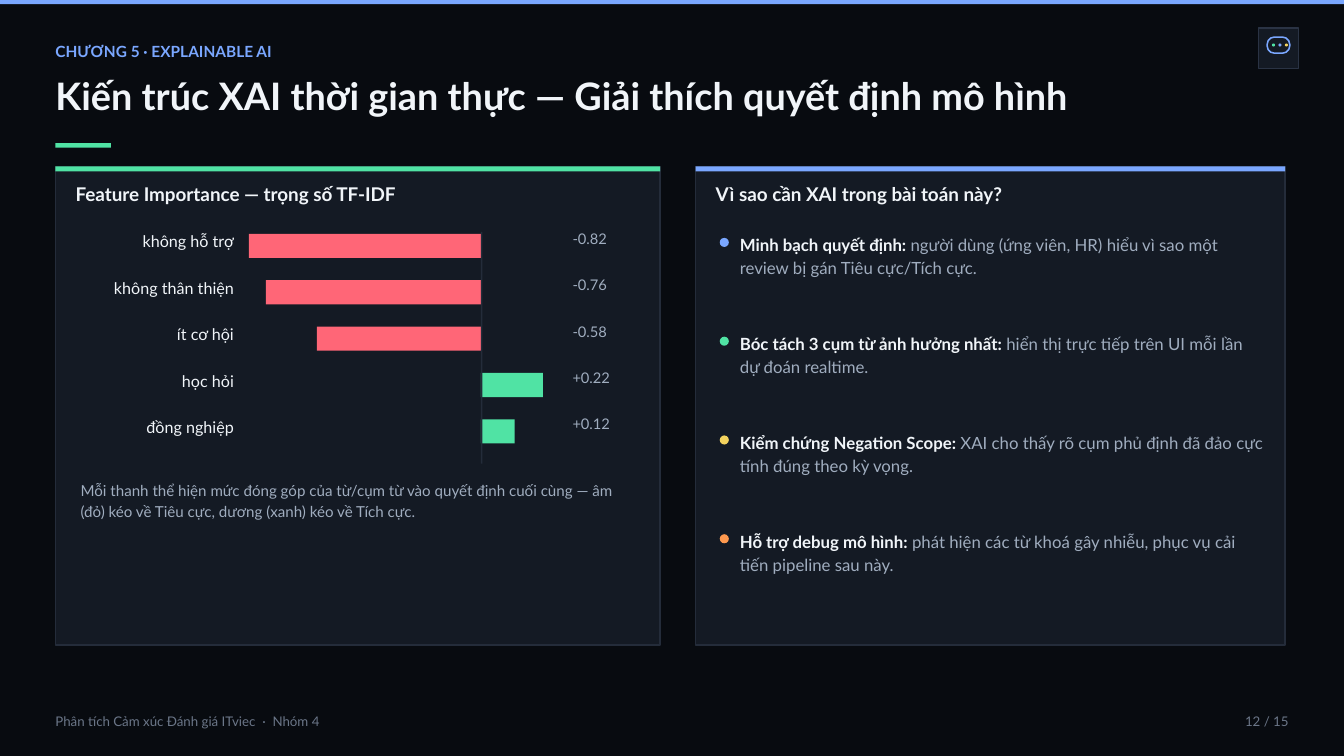
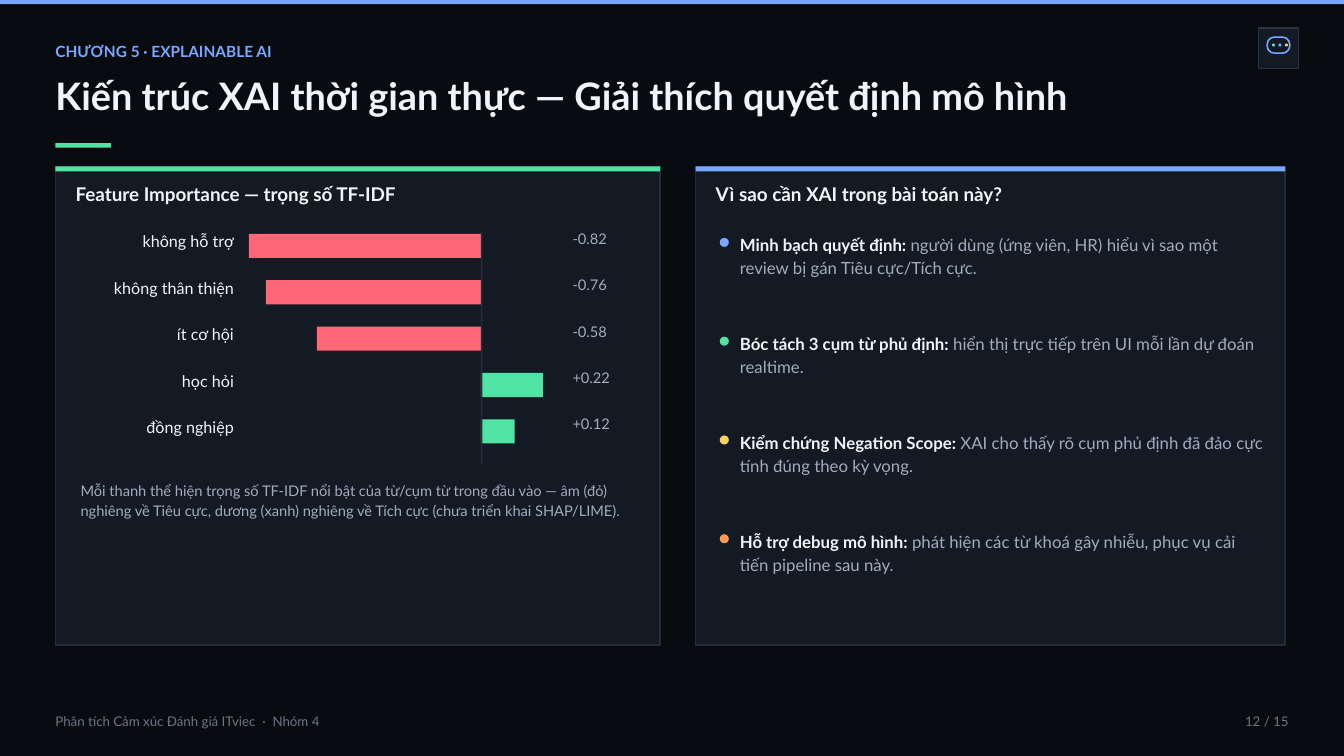
Before and after one commit to duyvv1712/NLP-Sentiment-Analysis-ITviec, a slide deck: slide 13 of reports/slides/NLP_ITviec_Sentiment_Slides.pptx. Drawn at 1344x756 pixels with LibreOffice and Linux fonts; fonts in the diff are those of the drawing. Boxes give left, top, right and bottom in pixels: in the first picture for what was removed or moved away, otherwise in the second. Text is boxed around its words. In the diff, an @@ line names an element or a change of style, - is before the commit and + after.

```diff
--- a/reports/slides/NLP_ITviec_Sentiment_Slides.pptx
+++ b/reports/slides/NLP_ITviec_Sentiment_Slides.pptx
@@ text at (740, 336, 1255, 373): text changed @@
-Bóc tách 3 cụm từ ảnh hưởng nhất: hiển thị trực tiếp trên UI mỗi lần dự đoán realtime.
+Bóc tách 3 cụm từ phủ định: hiển thị trực tiếp trên UI mỗi lần dự đoán realtime.
@@ text at (81, 483, 620, 519): text changed; size 10.8 to 10.5 pt @@
-Mỗi thanh thể hiện mức đóng góp của từ/cụm từ vào quyết định cuối cùng — âm (đỏ) kéo về Tiêu cực, dương (xanh) kéo về Tích cực.
+Mỗi thanh thể hiện trọng số TF-IDF nổi bật của từ/cụm từ trong đầu vào — âm (đỏ) nghiêng về Tiêu cực, dương (xanh) nghiêng về Tích cực (chưa triển khai SHAP/LIME).
```
Also in this commit, not shown: 10 other slides changed, 3 other files.
